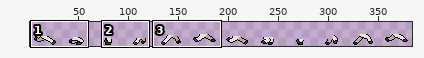
Sprite sheet: src/assets/images/sheep_legs.png. The picture above shows the old version from afar; the outline marks the close-up.
Close-up. Old version:
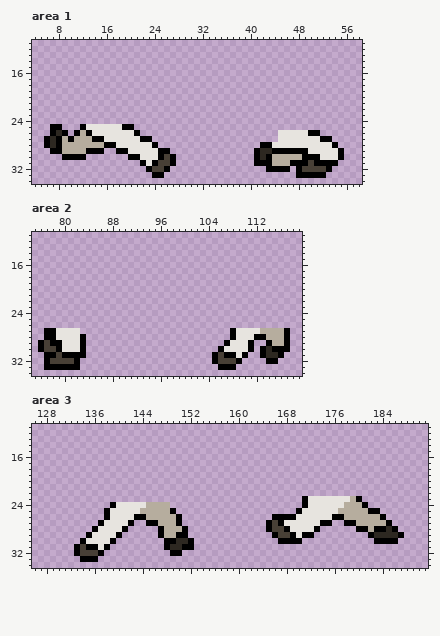
The file is 384x35 pixels. Shown: area 1: x 4..58, y 11..34; area 2: x 75..119, y 11..34; area 3: x 126..191, y 11..34. The wide view leaves out empty margins. The commit also changed other parts of the picture, which this record leaves out.
After the commit:
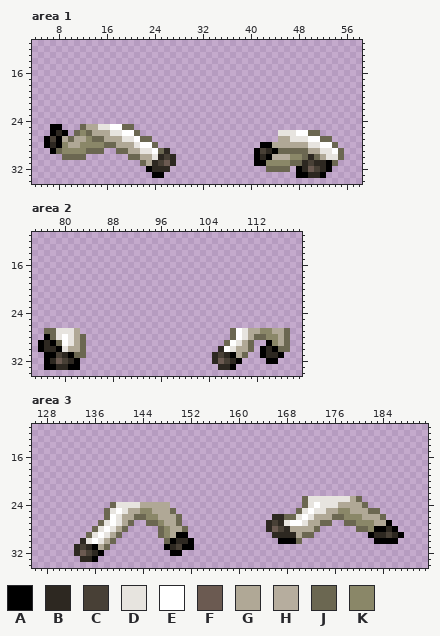
Palette (. is transparent): A #000000  B #2d2821  C #484036  D #e7e4df  E #ffffff  F #6b5a51  G #b0a896  H #b6ad9e  J #6b6751  K #8a8768
The edit:
Area 1:
y 25: x 12..14 ADD -> JGG; x 17..20 DDAA -> EEJJ
y 26: x 11..16 AHADDD -> JKJGGG; x 19..21 DDA -> EEJ; x 48..51 DDAA -> EEJJ
y 27: x 7 B -> C; x 9..18 HAHHHAADDD -> GJGGKJJGGG; x 21..23 DAA -> EJJ; x 45..46 DD -> GG; x 50..53 DDAA -> EEJJ
y 28: x 9..20 HHHHHHHAADDD -> KGGKKKKJJGGG; x 22..24 DDA -> EEJ; x 44..49 DDDDDD -> GGGGGG; x 52..54 DDA -> EEJ
y 29: x 8..15 AHHHHAAA -> JKKKKJJJ; x 18..21 AADD -> JJGG; x 24..26 DAA -> EJB; x 42 B -> C; x 45..51 AAAAADD -> JJJJJGG; x 54..55 DA -> EJ
y 30: x 9..12 AAAA -> JJJJ; x 20..23 AADD -> JJGG; x 25 A -> B; x 27 A -> B; x 47..52 HHAAAD -> KKJBJG; x 55 A -> J
y 31: x 22..24 ADA -> JGB; x 26..27 CA -> FB; x 43..49 AHHHAAA -> KKKKJJB; x 51..52 AA -> BB; x 54 A -> J
y 32: x 24..26 CCA -> BBB; x 43..46 AAAA -> JJJJ; x 49..50 CC -> BF; x 52 C -> B
y 33: x 50..51 AA -> BB
Area 2:
y 27: x 77..78 AA -> JJ; x 82 D -> G; x 108..109 AD -> JE; x 111..117 DDHHHHA -> GGKKGGJ
y 28: x 78 A -> J; x 80 D -> E; x 82..83 DA -> GJ; x 108..109 AD -> JE; x 111..117 DAAHHHA -> GJJKKGJ
y 29: x 77 C -> B; x 79..80 AD -> JE; x 82..83 DA -> GJ; x 107..108 AD -> JE; x 110..111 DA -> GJ; x 115..117 HHA -> KGJ
y 30: x 77..78 CC -> BB; x 81..83 DDA -> GGJ; x 106..107 AD -> BE; x 109..111 DDA -> GGJ; x 116..117 AA -> JJ
y 31: x 80 A -> B; x 82..83 AA -> JJ; x 105 A -> B; x 107 A -> B; x 109..110 DA -> GJ
y 32: x 78..79 CC -> BF; x 81 C -> B; x 105..106 AC -> BF; x 108 C -> B
y 33: x 79..80 AA -> BB; x 106..107 AA -> BB
Area 3:
y 23: x 171 A -> J; x 179..180 HA -> GJ
y 24: x 139 A -> J; x 144..148 DHHHH -> GGGGG; x 171 A -> J; x 173 D -> E; x 177..181 DHHHA -> GGGGJ
y 25: x 138 A -> J; x 140 D -> E; x 142..149 DDHHHHHA -> GGKKGGGJ; x 170 A -> J; x 172 D -> E; x 175..183 DDHHHHHAA -> GGKKGGGJJ
y 26: x 138..139 AD -> JE; x 141..150 DDAAHHHHHA -> GGJJKKGGGJ; x 166..169 AAAA -> BBJJ; x 171 D -> E; x 173..184 DDDAAHHHHHHA -> GGGJJKKKGGGJ
y 27: x 137 A -> J; x 139 D -> E; x 141..142 DA -> GJ; x 145..150 AAHHHA -> JJKGGJ; x 165 A -> B; x 167 A -> B; x 169..170 DD -> EE; x 172..175 DDAA -> GGJJ; x 178..184 AAHHHHH -> JJKKKGG
y 28: x 136 A -> J; x 138 D -> E; x 140..141 DA -> GJ; x 147..151 AHHHA -> JKGGJ; x 165..166 AC -> BF; x 168..173 ADDDDA -> BGGGGJ; x 180..182 AAH -> JJK
y 29: x 135 A -> J; x 137 D -> E; x 139..140 DA -> GJ; x 147..149 AHH -> JKG; x 166..172 ACCADAA -> BBBBGJJ; x 185 B -> C
y 30: x 134 A -> B; x 136 D -> E; x 138..139 DA -> GJ; x 148 A -> J; x 170 A -> J
y 31: x 133 A -> B; x 135 A -> B; x 137..138 DA -> GJ; x 150 B -> C
y 32: x 133..134 AC -> BF; x 136 C -> B
y 33: x 134..135 AA -> BB
Where, in picture pixels (left, top, right, bottom), the same in both close-ups:
changed: (50, 124, 176, 172)
changed: (260, 130, 344, 178)
changed: (44, 328, 86, 370)
changed: (212, 328, 290, 370)
changed: (266, 496, 392, 544)
changed: (74, 502, 188, 562)
